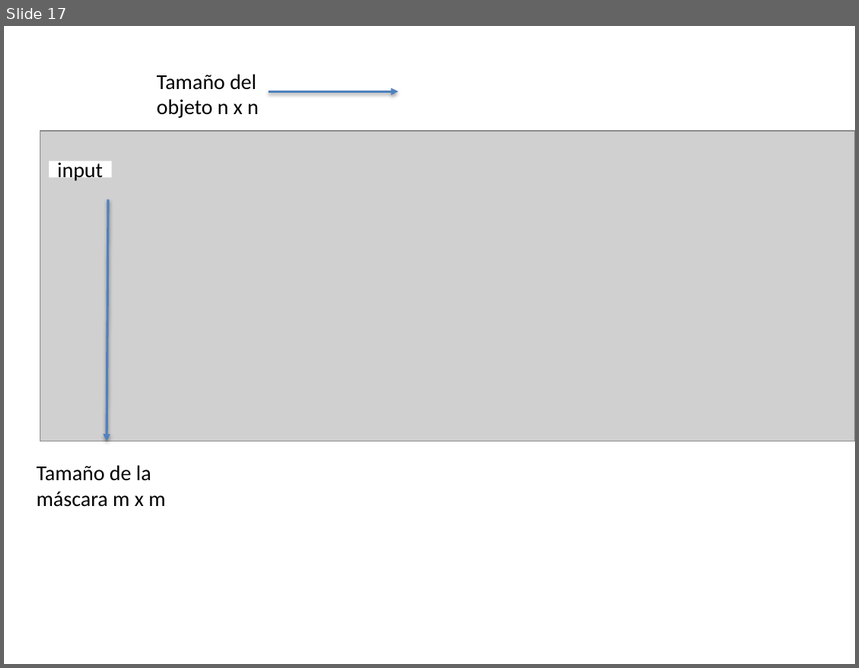
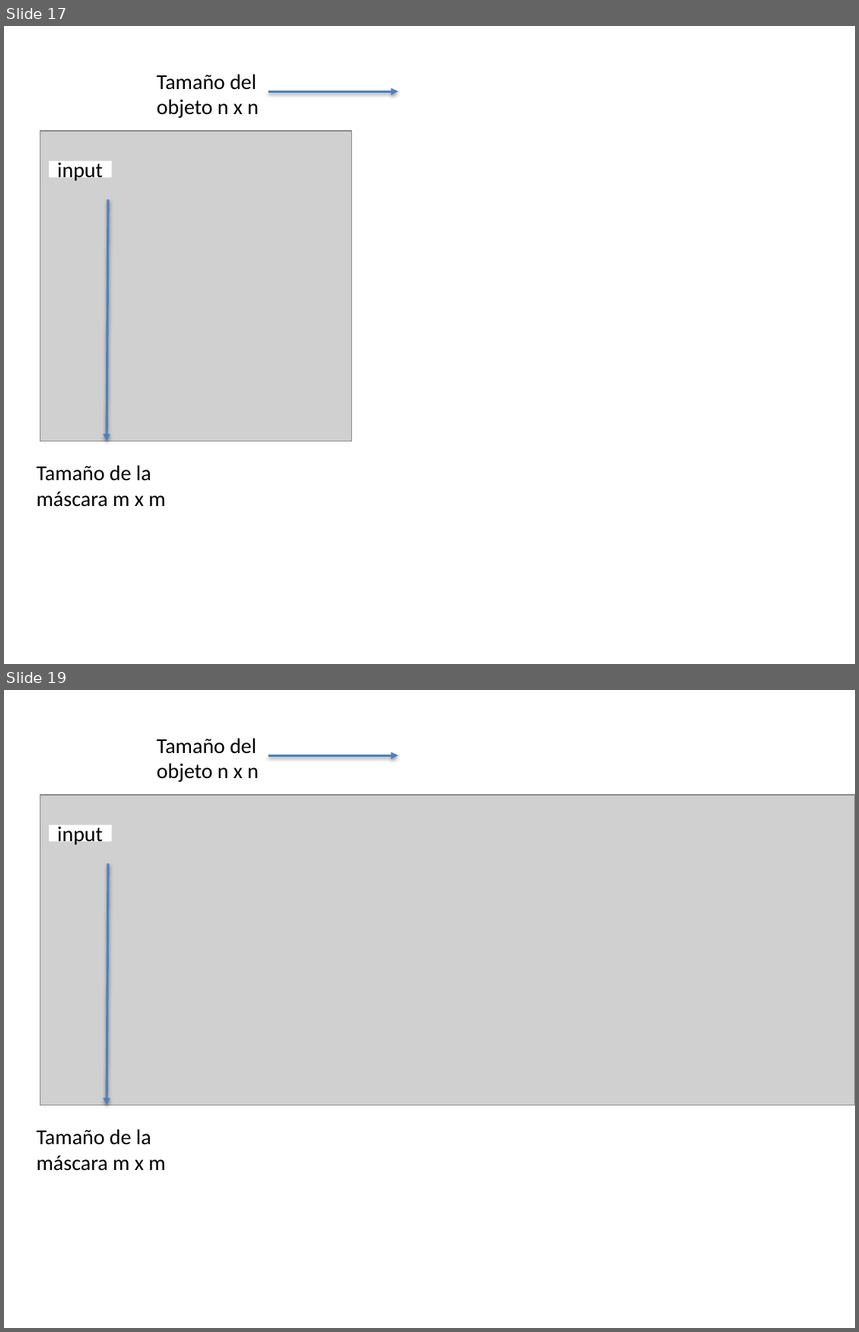
Before and after one commit to domingomery/imagenes, a slide deck: clases/Cap07_Morphologia/presentations/IMG07_Mediana.pptx. Shown one above the other, each under a label of ours: slide 17 before the commit, slides 17 and 19 after it; the slides between them are not shown. The pictures are 859x668 and 859x1332 pixels, drawn with LibreOffice and Linux fonts; fonts in the diff are those of the drawing; grey boxes stand for pictures. Boxes give left, top, right and bottom in pixels: in the first picture for what was removed or moved away, otherwise in the second. Text is boxed around its words. In the diff, an @@ line names an element or a change of style, - is before the commit and + after.

```diff
--- a/clases/Cap07_Morphologia/presentations/IMG07_Mediana.pptx
+++ b/clases/Cap07_Morphologia/presentations/IMG07_Mediana.pptx
@@ slide 17 added at (4, 26, 855, 664), background #FFFFFF @@
@@ text added at (157, 74, 259, 118), 18 pt, text #000000 @@
+Tamaño del objeto n x n
@@ arrow added from (268, 91) to (398, 91), #4F81BD 2 pt @@
@@ picture added at (40, 131, 351, 442) @@
@@ rectangle added at (49, 161, 112, 178), fill #FFFFFF @@
@@ text added at (57, 163, 103, 181), 18 pt, text #000000 @@
+input
@@ arrow added from (108, 199) to (107, 442), #4F81BD 2 pt @@
@@ text added at (37, 465, 165, 507), 18 pt, text #000000 @@
+Tamaño de la máscara m x m
@@ what was slide 17 is now slide 19 @@
```
Also in this commit, not shown: 1 other slide added, 14 other files.
